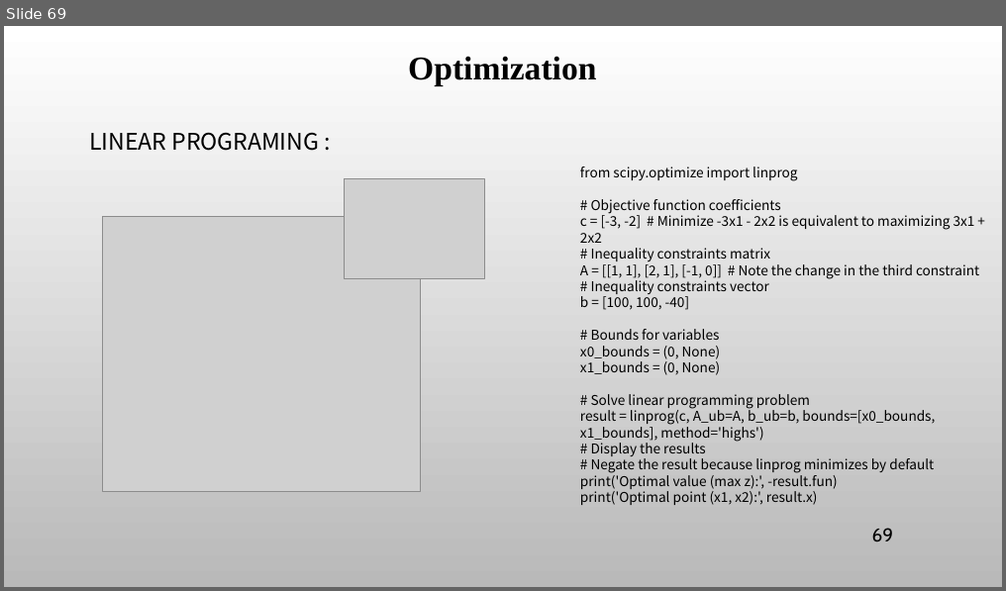
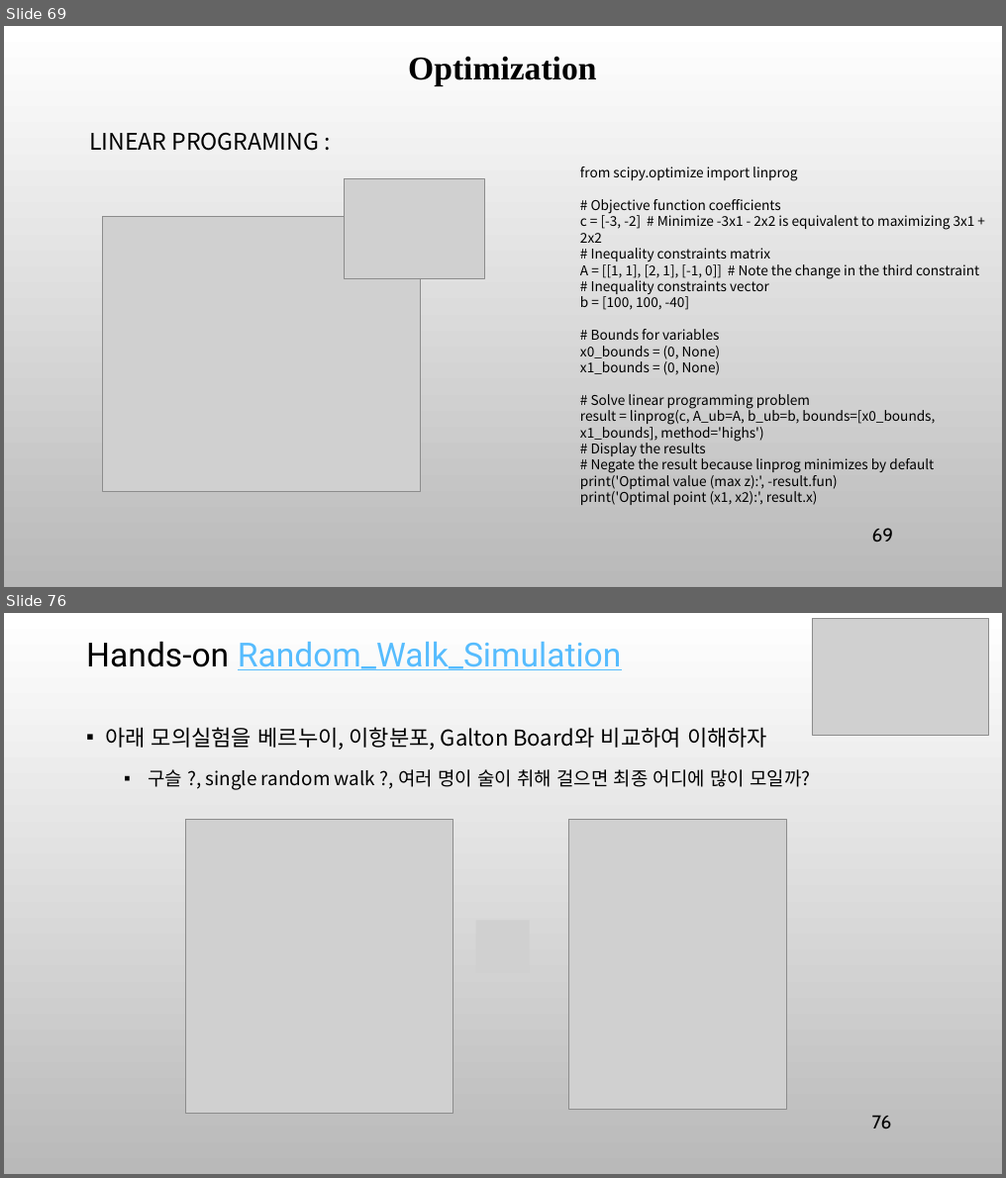
Before and after one commit to ancestor9/mathematics-for-machine-learning, a slide deck: 8_Applications of mathematics.pptx. Shown one above the other, each under a label of ours: slide 69 before the commit, slides 69 and 76 after it; the slides between them are not shown. The pictures are 1006x591 and 1006x1178 pixels, drawn with LibreOffice and Linux fonts; fonts in the diff are those of the drawing; grey boxes stand for pictures; background and template pictures are left out. Boxes give left, top, right and bottom in pixels: in the first picture for what was removed or moved away, otherwise in the second. Text is boxed around its words. In the diff, an @@ line names an element or a change of style, - is before the commit and + after.

```diff
--- a/8_Applications of mathematics.pptx
+++ b/8_Applications of mathematics.pptx
@@ slide 76 added at [4,613,1002,1174], background picture (left out) @@
@@ title added at [86,641,622,670], 32 pt, text #56BCFE, underline @@
+Hands-on Random_Walk_Simulation
@@ picture added at [812,618,988,735] @@
@@ text added at [105,727,810,790], 18 pt, text #000000 @@
+▪ 아래 모의실험을 베르누이, 이항분포, Galton Board와 비교하여 이해하자
+  ▪ 구슬 ?, single random walk ?, 여러 명이 술이 취해 걸으면 최종 어디에 많이 모일까?
@@ picture added at [186,820,453,1114] @@
@@ picture added at [568,820,787,1109] @@
@@ picture added at [476,921,530,973] @@
@@ page number added at [872,1115,892,1130], 18 pt, text #000000 @@
+76
```
Also in this commit, not shown: 15 other slides added.
